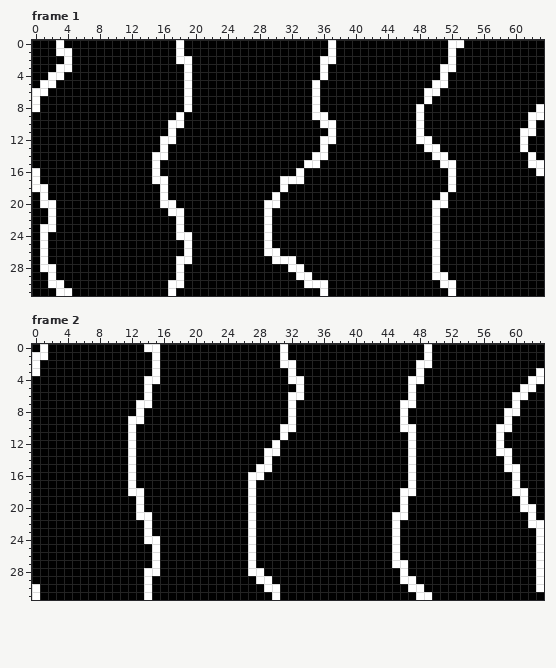
One commit to this pixel-art file: Animations/water-surface.aseprite. The picture above is the old version.
64x32 pixels, 4 frames. Shown: frame 1, frame 2. The commit also changed other frames, which this record leaves out.
New version:
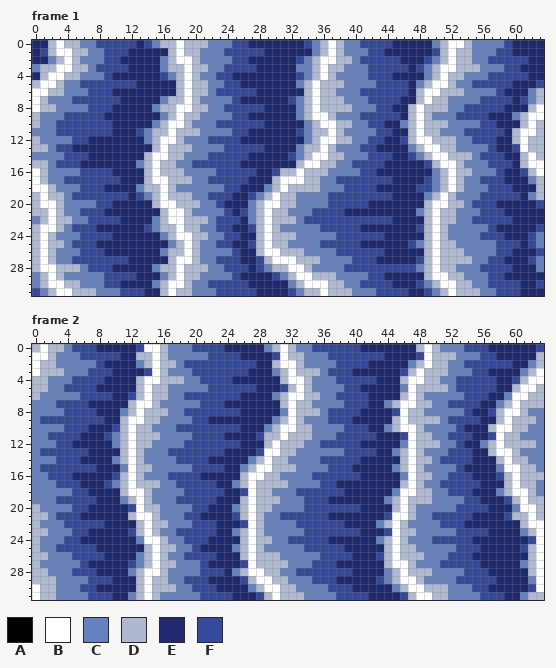
Palette (. is transparent): A #000000  B #ffffff  C #6681be  D #afb8d1  E #212a70  F #354a9a
Edits made:
Changed rows in their new state; - is an unchanged pixel.
Frame 1:
first column x 0:
 0 EED-DDCCFFFFFEFCDD-DDDCCCFFEEEEEEEFCD-DCCFFFFEEEEECD--DCCCCFEEEE
 1 EFD--DDCCFFFEEEEED-DDCCCFFFFFEEEEEECD-DCCCFFEEEEEEFD-DDCCCFFEEEE
 2 EECD-DCCCFFEEEEECD--DCCCCFFEEEEEEFCD--DDCFFFFFEEEFCD-DDCCFFFFFEE
 3 CDD--DDCFFFFEEEECDD-DDCCFFFFEEEEECCD-DDCCCFFFFFEFCD--DDDCCCFFEEE
 4 ED--DDCCCFEEEEEEFCD-DCCFFEEEEEEEEFCD-DCCCCFFFEEEECD-DDCCCFFFFFEE
 5 D--DCCFFFFFFFEEEEED-DDCCFFEEEEEEECD-DDDCCCCFFFFECD--DCCFFFFFEEEF
 6 --DDCCCFFFEEEEEEEED-DDCFFFFFEEEEEED-DDCCCFFFFFFED--DDDCCCCFEEECD
 7 -DCCCFFFFFFEEEEECDD-DCCCCFEEEEEEFCD-DDDCCCFFFFEED-DDCCCCFFFFEFCD
 8 -DDCCCCFFFEEEEECDDB-DDCCFFFFFEEEECD-DDDDCCCFFEED-DDDCCFFFFFEEED-
 9 DCCCFFFFFEEEEEEECD-DDCCCCFFEEEEEECD--DCCCFFFFFED-DCCCFFFFEEECD--
10 DCCFFFFFFFEEEEECD--DCCCFFFFFFEEEEECD--DDCCFFEECD-DDDCCCCFFEEED-D
11 CCCFFFFFFFEEEFCDD-DDDCCCCFFEEEEEEFCDD-DCCCCFFEED-DDCCCFFFFFED--D
12 DCCCCFFEEEEEEECD--DCCCFFFFEEEEEEEECD--DDCCFFEEFD--DDDCCFFFEED-DD
13 DDCFFEEEEEEEEEED-DDDCCCCFFFFFEEEECDD-DCCCFFEEEECD--DDCCCCFEEF-DD
14 CCCCFFFEEEEEEED--DDCCCFFFFFEEEEEFCD--DDCCCFFFEEFCD--DDDCFFFEED-D
15 DDCFFFEEEEEEECD-DDCCFFFFFFEEEEEEED--DDCCFFFFEEEEEFD--DCCCFFFED--
16 -DCCCCFFFFEEEED-DDDCCCCFFFFFEEFDD-DDDCCCCFFEEEEEEECD-DDCCCFEEFD-
17 -DCCFFFFFFFEEED--DDDCCFFFFFEEED---DDCCFFFFFFFEEEEFCD-DCCFFFEEECD
18 --DCCCFFFEEEECDD-DCCCCCCFFEEECD-DDDDCCCFFFFEEEEEFFCD-DCCCFFFEEED
19 D-DDCFFFFFFFEFCD-DDDCCFFFEEFCD-DDCCCCFFFFFFFFEEEECD-DCCCFFFFFECD
20 D--DCCCCFFEEEEED--DDDCCFEEECD--DDCCCCFFFFFEEEEEEED--DDCFFFEEEEEF
21 DD-DCCFFFEEEEEEED--DCCCCFEFCD-DDCCCFFFFEEEEEEEEECD-DDCCCFFFEEEEE
22 CD-DDCCFFFFEEEECDB-DDDCFFFECD-DDDCFFFFFFFFFFFEEEED-DDCCFFFFFEEEE
23 D--DCFFFEEEEEEFCDD-DDCCFFEEFD-DCCCCCFFFFFEEEEEEEFD-DCCCCCFEEEEEF
24 D-DCCCFFFFEEEEEECD--DDCCFFEED-DDDCCCCCFFFFFFEEEEED-DCCCCFFFEEEFC
25 D-DDCFFFEEEEEEEEECD-DCCFFEEFD-DDCCCCFFFFFEEEEEEFCD-DDCCCCCFFFEFC
26 D-DCCCFFFEEEEEEECDD-DCCCCFEED--DDDCCCCFFFFFFEEEEED-DDDCCCCFFEEEF
27 D-DCCFFFFFFFEEEEED--DCCFFFEEFD---DDDCCCCFFFEEEEEFD-DDDDCCFFEEEFC
28 D--DDDCFFFEEEEECDD-DDDCCFFFEFCDD--DCCCCFFFFFFFFFCD-DDCCCFFFFEEEC
29 CD-DCCCCCFFFFEEECD-DDCCCCFEEEEFCD--DDDCCCCFFEEEEED--DDCCCFFEEEEE
30 CD--DDCCCFFEEEECD--DCCFFFFFEEEEECD---DDCCFFFFEEEFCD--DDCCFFFFEEF
31 FCD--DDDCCCFFFEED-DDCCCFFFFFEEEEFCDD-DDDCCCFFFFEEFCD-DDDCCFFFEEE
Frame 2:
first column x 0:
 0 D-DDCFFFEEEEEF--DCCCFFFFEEEEECD-DCCFFFFFFEEEEEEED-DCCCFFFEEEEEEF
 1 --DCCCFFFFFEEDD-DCCCCCFFFFEEEEF-DDCCCFFFFFFFEEEEF-DDDCCCFFEEEEED
 2 -DDCCCCCFEEEECD-DDCFFFFFFFFFEED--DCCCCFFFFEEEEECD-DDCCFFFFFFEECD
 3 -DDDCCCFFFEEEEF-DCCCFFFFFFFEEECD-DDDCFFFEEEEEEFD-DDDCCCFFEEEECD-
 4 DDCCCFFFFEEEED--DDDCCFFFFEEEEEED--DCCCFFFFFEEED--DDCCFFFFFEEFD--
 5 DDCCFFFFEEEEED-DDCCCCCFFFFFFEEEFD-DCCCCFFEEEEEC-DDDDCFFFFFEED--D
 6 DCCCCCFFFFEEFD-DDCCFFFFFFFEEEECD--DDCCFFFFEEEED-DCCCCCFFFEEC--DD
 7 CCCFFFFEEEEED--DCCCCCFFFEEEEEEED-DDCCCCFFFEECD--DDCCFFFFEECD-DDD
 8 CCCCFFFFEEECD-DDDCCFFFFFFFEEEEEC-DDDCFFFFEEEEF-DDCCCCCFEEFD--DCC
 9 CFFFFFFFFEED--DDCCCCFFEEEEEEEECD-DCCCFFFEEEEED-DDDDCFFFFEED-DDDC
10 CCCCFFFEEEFD-DDCCCFFFFFFFFEEECD--DDCCCCFFFEECD--DCCCCFEEED--DDCC
11 CCFFFFEEEFCD-DDDCCCCFFFFEEEEFDD-DDDCCCFFFFFEEEF-DDCCFFFEEF-DDCCC
12 CCCFFEEEEECD-DDCCCCFFFFFFFEEED-DDDCCFFFFFEEEEEC-DDDCCFEECD-DDDDC
13 CFFFFFFEEEED-DCCCFFFFFFFEEEEF--DDCCCCCCFFFFEECD-DCCCFFFEED--DCCC
14 CCCFFFEEEECD-DCCCCFFFFEEEEECD-DDCCCCFFFFFEEEEED-DDCFFFFEEED-DDCC
15 CFFFFFFFEEEC-DDCCCCCFFFFEECD--DDDCCCCFFFEEEEECD-DCCCCFEEEEC--DDC
16 CCFFFEEEEEFD-DCCCFFFFEEEEED--DDCCCCFFFFFFEEEEEC-DDCCFFFEEEFD-DDD
17 CCCFFFEEEFCD-DDDCCFFFFFEECD-DDDDCCCCFFEEEEEEEED-DCCFFFFFEEED-DDC
18 CCCCCFFEEEED--DCCCCFFFFFEEF-DDCCCFFFFFFEEEEEEC--DDCCFFFEEECD--DC
19 CCCFFFFFEEECD-DCCCFFFFFEEED-DDDCCCFFFEEEEEEECD-DDDCCCCFFEEEFD-DD
20 DCCCCFFEEEEEF-DDCCCCFFEEECD-DDCCCCFFFFFFFEEEED-DCCCCCFFFFEEEC--D
21 DDCFFFEEEEEED--DCCCFFEEEEFD-DCCFFFFFFEEEEEEEF--DCCFFFFFEEEEFDD-D
22 DCCCFFFFFEEEED-DDCCCFFFEEEF-DCCCCFFFFFFEEEECD-DCCCCFFFEEEEEEED--
23 DDCCCFFEEEEEFD-DCCFFFFFEECD-DCCCCCFFFFFFFEEEF-DDCCCCCFFFFEEEECD-
24 DCCCFFEEEEEEEC--DCCFFFEEEED-DDCCFFFFFEEEEEECD-DCCCFFFFFEEEEEEEF-
25 DCCFFFFFEEEEEED-DDCCFEEEECD-DCCCCCFFFFFEEEEED-DDCCCCCFFFEEEEEFD-
26 DDCCCFFFFEEEECD-DCCFFFFEEED-DDDCCCCCFFFFEEEFD-DDDCCCFFFEEEEEEED-
27 DCCCCCFEEEEEFCD-DDCCCFEEEEF-DDDDCCCFFFEEEEEED--DCCCFFFFFEEEEECD-
28 DDCCCFFFEEEECD--DCCCCFFFECD--DDCCFFFFFFFEEEECD-DDDCCCCFFFEEEEED-
29 DDDCCCCFFFEEED-DDCCFFFEEEEFD--DDCCCFFFEEEEEFCD--DCCCCFFFFFEEEEC-
30 -DDCCCFFEEEEED-DDDCCFFFEEEECD--DDCCCCFFFEEEEECD--DDDCCCFFEEEEEF-
31 -DDCCCCFFFEECD-DCCCCCFFFFEEEFD-DDDCCCCFFFFEEEEFD--DDCCCCFFFEECDD
Where, in picture pixels (left, top, right, bottom), the same in both pictures:
changed: (32, 40, 544, 296)
changed: (32, 344, 544, 600)
